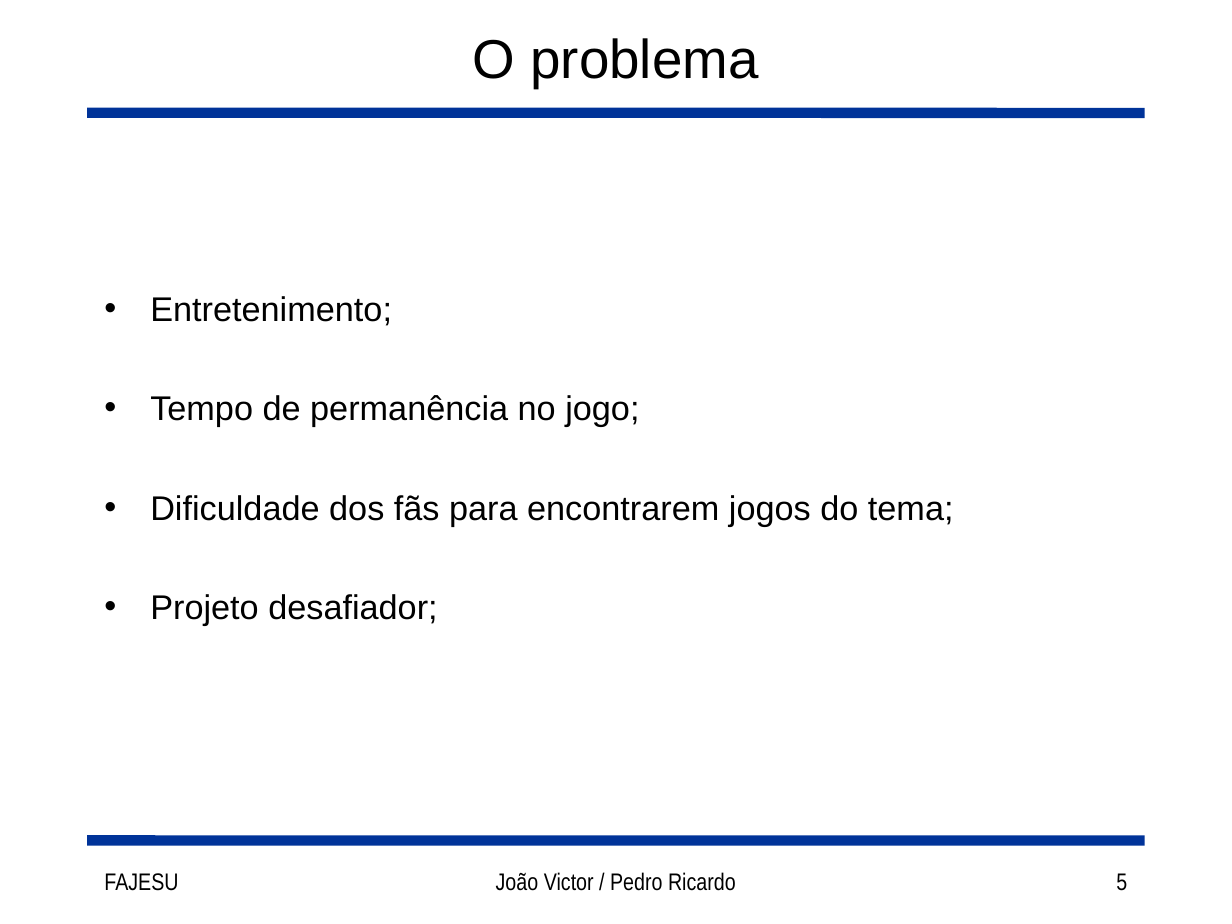
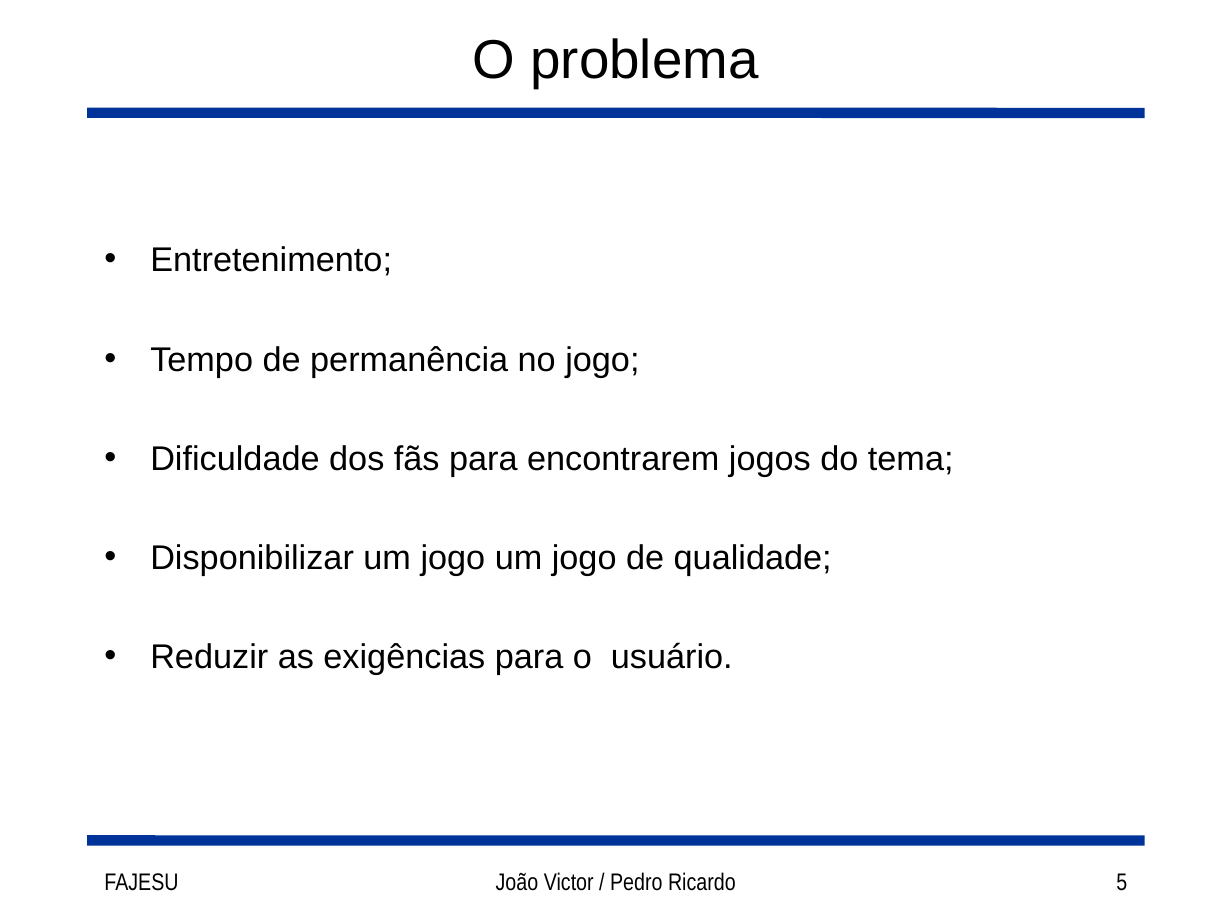
Before and after one commit to joaorocha/tcc-got-v1, a slide deck: slide 5 of docs/Slides.ppt. Drawn at 1232x924 pixels with LibreOffice and Linux fonts; fonts in the diff are those of the drawing. Boxes give left, top, right and bottom in pixels: in the first picture for what was removed or moved away, otherwise in the second. Text is boxed around its words. In the diff, an @@ line names an element or a change of style, - is before the commit and + after.

```diff
--- a/docs/Slides.ppt
+++ b/docs/Slides.ppt
@@ text at <box>150,544,832,675</box>: text changed @@
-• Projeto desafiador;
+• Disponibilizar um jogo um jogo de qualidade;
+• Reduzir as exigências para o usuário.
```
Also in this commit, not shown: 9 other slides changed, 1 other file.
